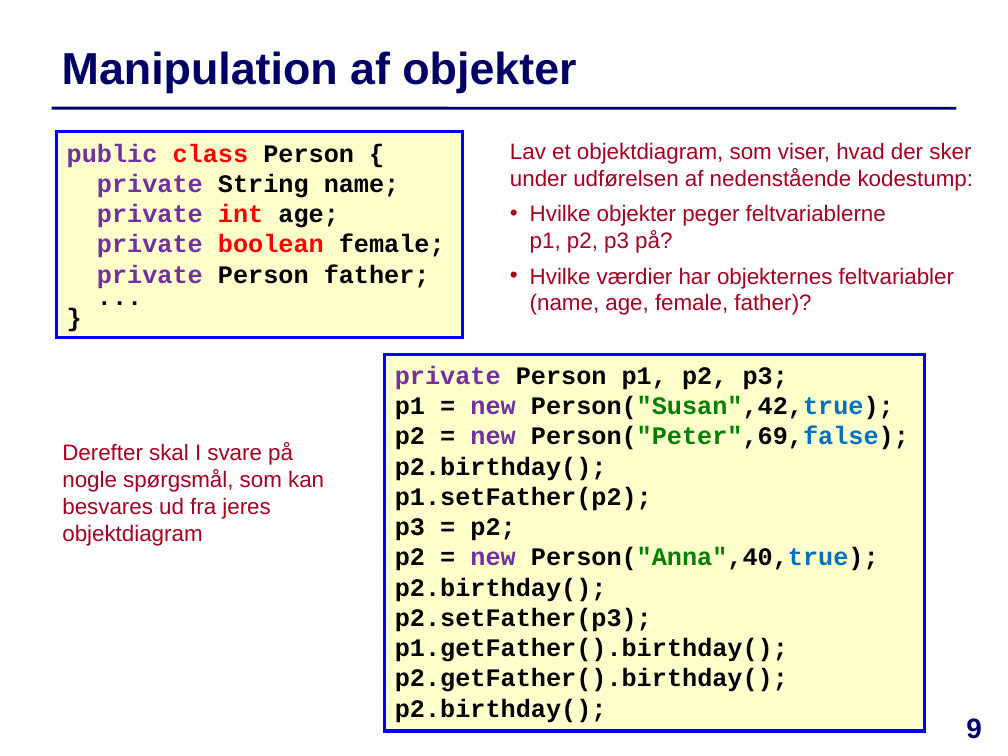
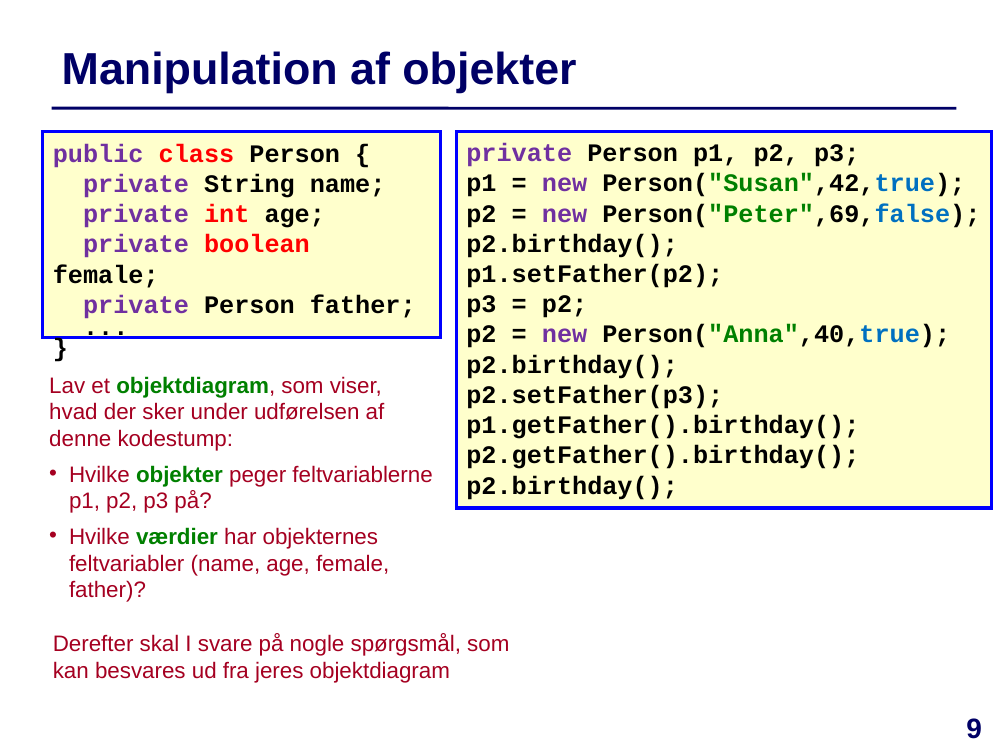
Before and after one commit to IntProgAU/Materiale, a slide deck: slide 9 of web/e23/uge_2b/Quiz-Uge2-Torsdag.pptx. Drawn at 1008x756 pixels with LibreOffice and Linux fonts; fonts in the diff are those of the drawing. Boxes give left, top, right and bottom in pixels: in the first picture for what was removed or moved away, otherwise in the second. Text is boxed around its words. In the diff, an @@ line names an element or a change of style, - is before the commit and + after.

```diff
--- a/web/e23/uge_2b/Quiz-Uge2-Torsdag.pptx
+++ b/web/e23/uge_2b/Quiz-Uge2-Torsdag.pptx
@@ rectangle "public class Person {": place and size @@
-rectangle "public class Person {" at (56, 132, 463, 338)
+rectangle "public class Person {" at (43, 132, 440, 338)
@@ rectangle "private Person p1, p2, p3;": place and size @@
-rectangle "private Person p1, p2, p3;" at (385, 354, 924, 731)
+rectangle "private Person p1, p2, p3;" at (457, 131, 992, 508)
@@ text "Lav et objektdiagram, som viser, ...": place and size @@
-text "Lav et objektdiagram, som viser, ..." at (510, 142, 973, 315)
+text "Lav et objektdiagram, som viser, ..." at (49, 376, 432, 602)
@@ text at (49, 376, 385, 451): text changed @@
-Lav et objektdiagram, som viser, hvad der sker under udførelsen af nedenstående kodestump:
+Lav et objektdiagram, som viser, hvad der sker under udførelsen af denne kodestump:
@@ text at (69, 465, 432, 602): text colour #A50021 to #008000, bold on in "objekter", "værdier" @@
@@ text "Derefter skal I svare på ..." rewrapped from (62, 443, 324, 546) to (53, 633, 509, 683) @@
```
Also in this commit, not shown: 1 other slide changed, 4 other files.
